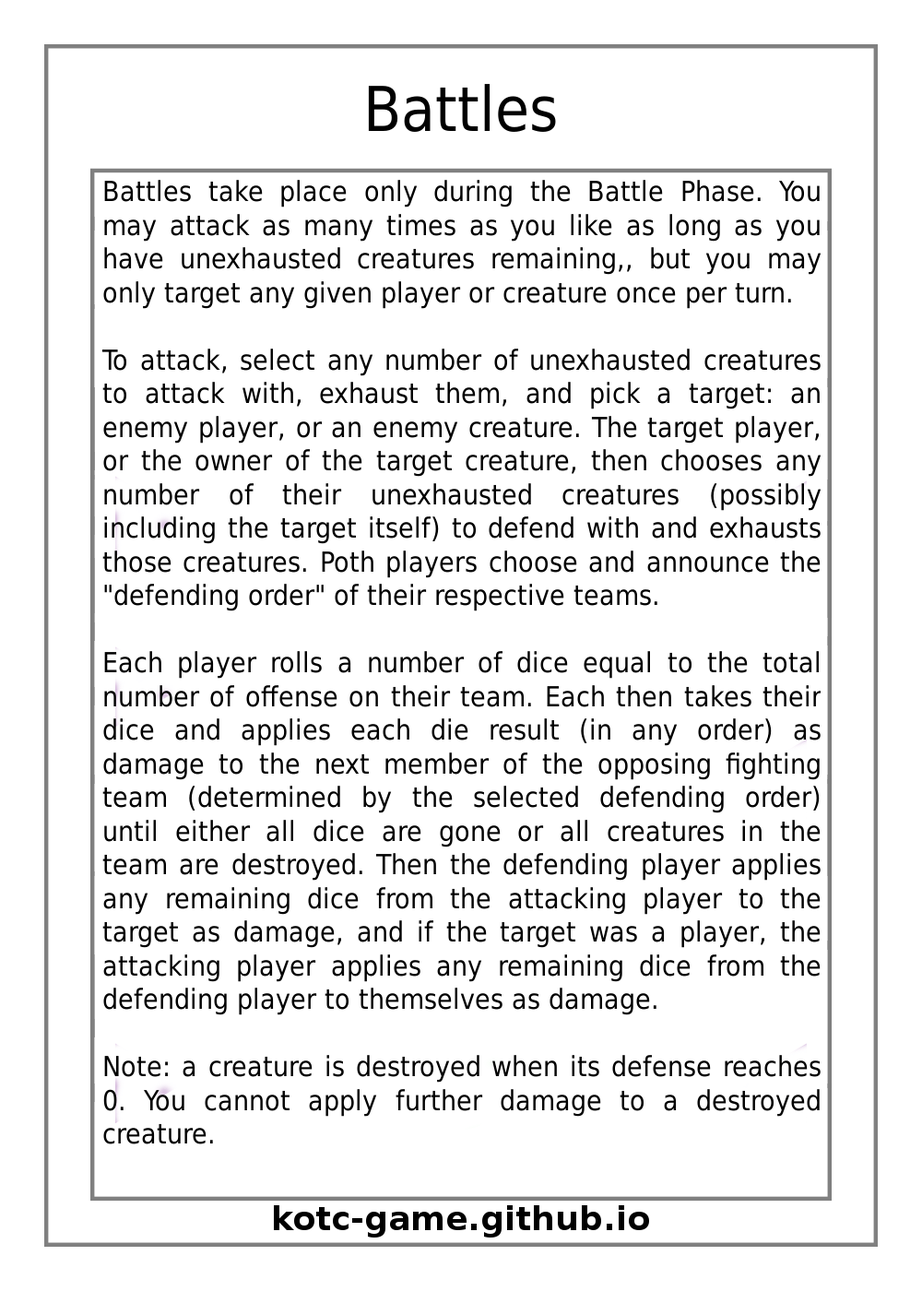
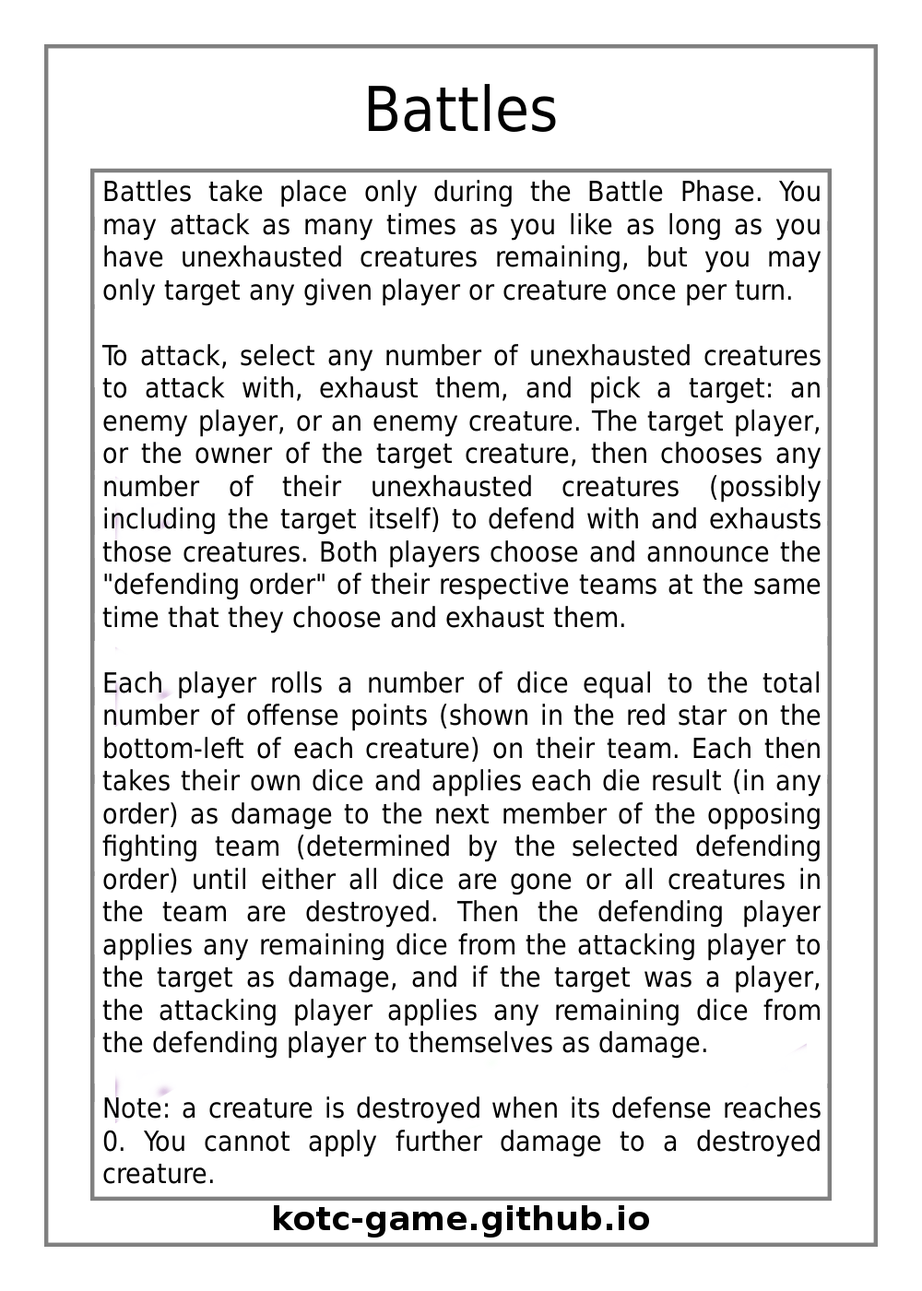
The second (922, 1291) image is a revision of the first. Changes to its layers:
painted on "Effect Text" over [left=101, top=180, right=822, bottom=1185]
